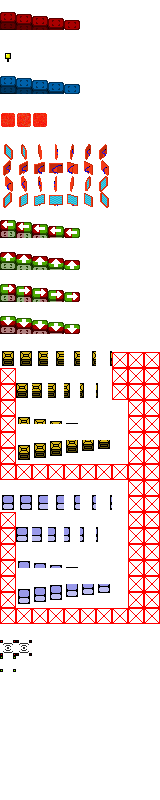
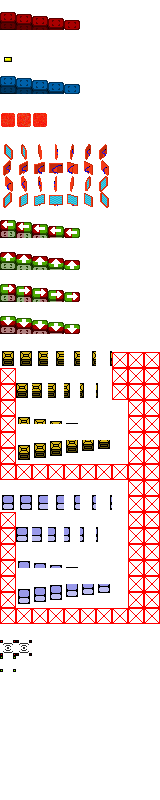
Before/after of a 160×800 layered artwork. What changed in the layer stack:
painted on "Hintergrund" over [4, 53, 12, 62]
